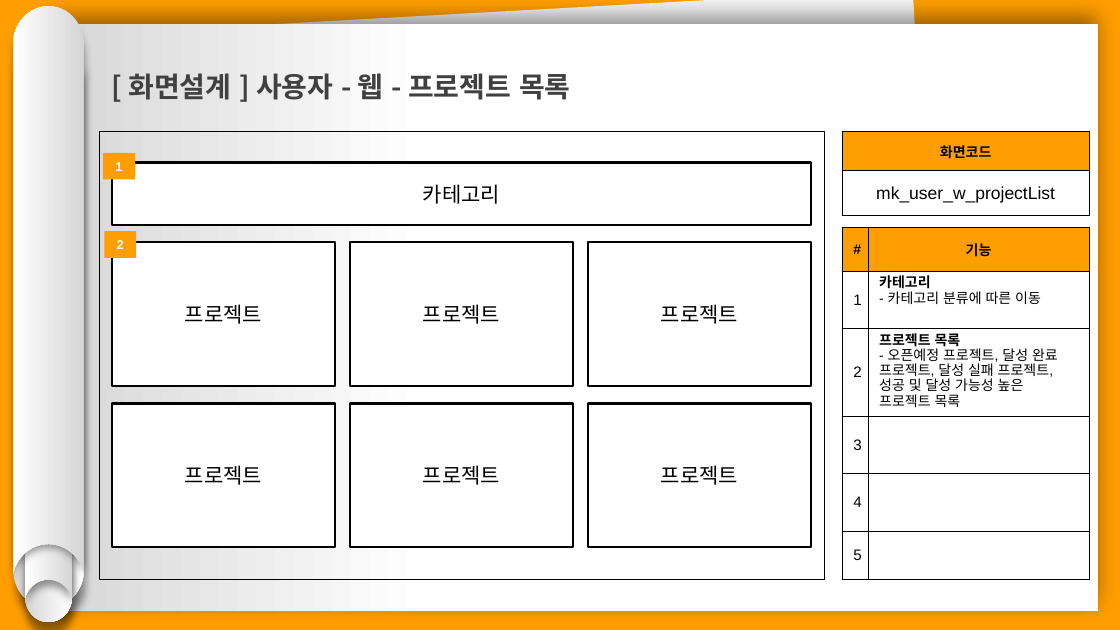
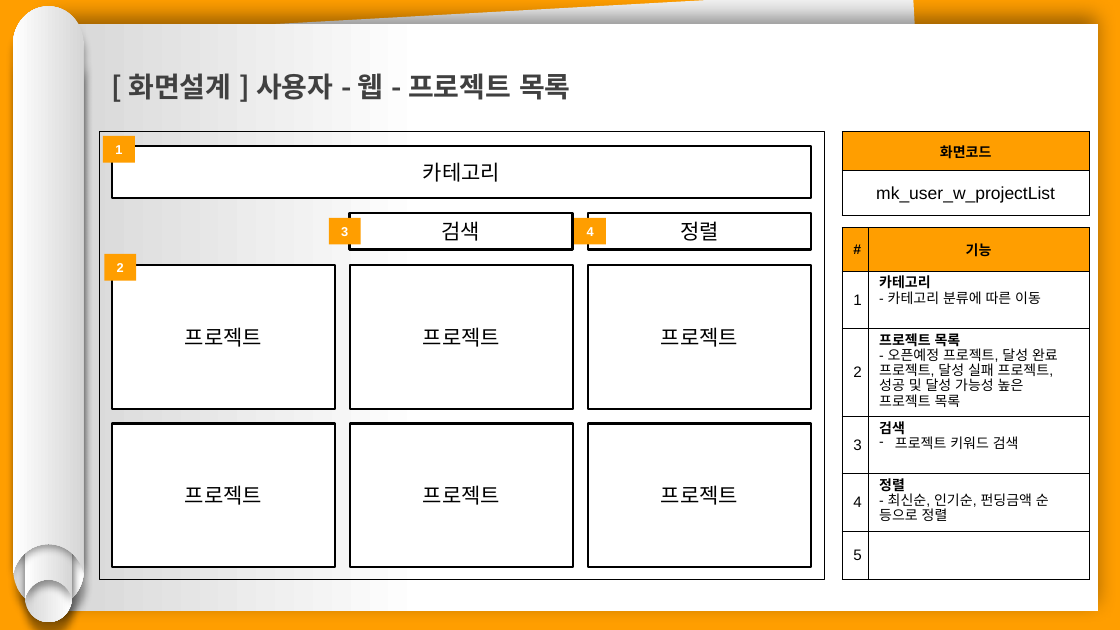
Before and after one commit to hhsw07/ezen-academy-projects, a slide deck: slide 2 of 0 발표용 파워포인트/project06 - 파워포인트 종합 - 민기.pptx. Drawn at 1120x630 pixels with LibreOffice and Linux fonts; fonts in the diff are those of the drawing. Boxes give left, top, right and bottom in pixels: in the first picture for what was removed or moved away, otherwise in the second. Text is boxed around its words. In the diff, an @@ line names an element or a change of style, - is before the commit and + after.

```diff
--- a/0 발표용 파워포인트/project06 - 파워포인트 종합 - 민기.pptx
+++ b/0 발표용 파워포인트/project06 - 파워포인트 종합 - 민기.pptx
@@ rectangle "1": place and size @@
-rectangle "1" at (103, 153, 135, 180)
+rectangle "1" at (103, 136, 135, 163)
@@ rectangle "카테고리": place and size @@
-rectangle "카테고리" at (112, 163, 811, 226)
+rectangle "카테고리" at (112, 146, 811, 198)
@@ rectangle added at (329, 218, 360, 245), fill #FF9E00, 11 pt, text #FFFFFF, bold @@
+3
@@ rectangle added at (350, 213, 572, 250), fill #FFFFFF, outline #000000 2 pt, 18 pt, text #000000 @@
+검색
@@ rectangle added at (575, 218, 607, 245), fill #FF9E00, 11 pt, text #FFFFFF, bold @@
+4
@@ rectangle added at (588, 213, 811, 250), fill #FFFFFF, outline #000000 2 pt, 18 pt, text #000000 @@
+정렬
@@ table at (843, 228, 1090, 580) @@
-row 4, column 2: 
+row 4, column 2: 검색 / 프로젝트 키워드 검색
-row 5, column 2: 
+row 5, column 2: 정렬 / - 최신순, 인기순, 펀딩금액 순 등으로 정렬
@@ 4 rectangles: place and size @@
-4 rectangles at (104, 231, 811, 386)
+4 rectangles at (104, 254, 811, 408)
@@ 3 rectangles: place and size @@
-3 rectangles at (112, 403, 811, 547)
+3 rectangles at (112, 423, 811, 567)
```
Also in this commit, not shown: 2 other slides changed, 1 other file.
